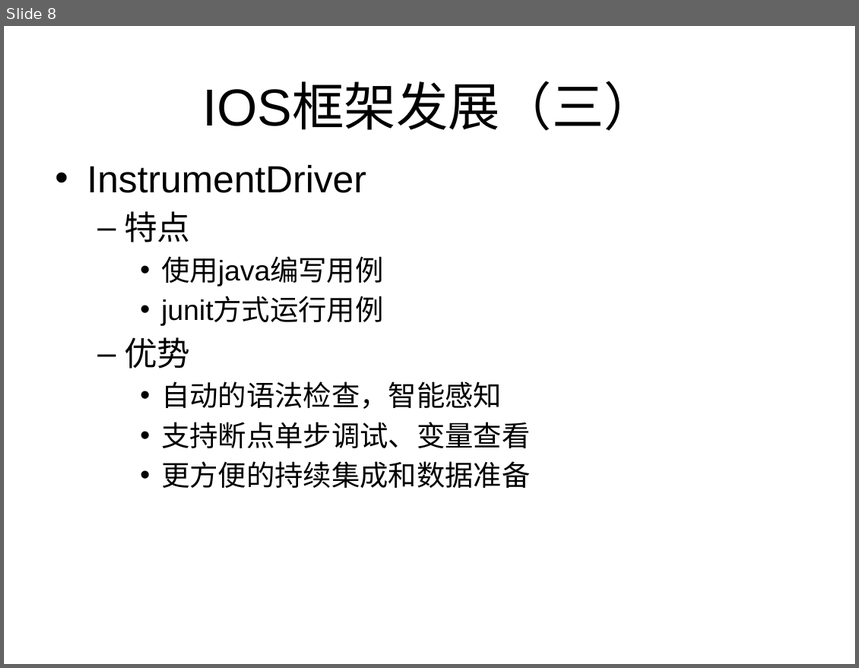
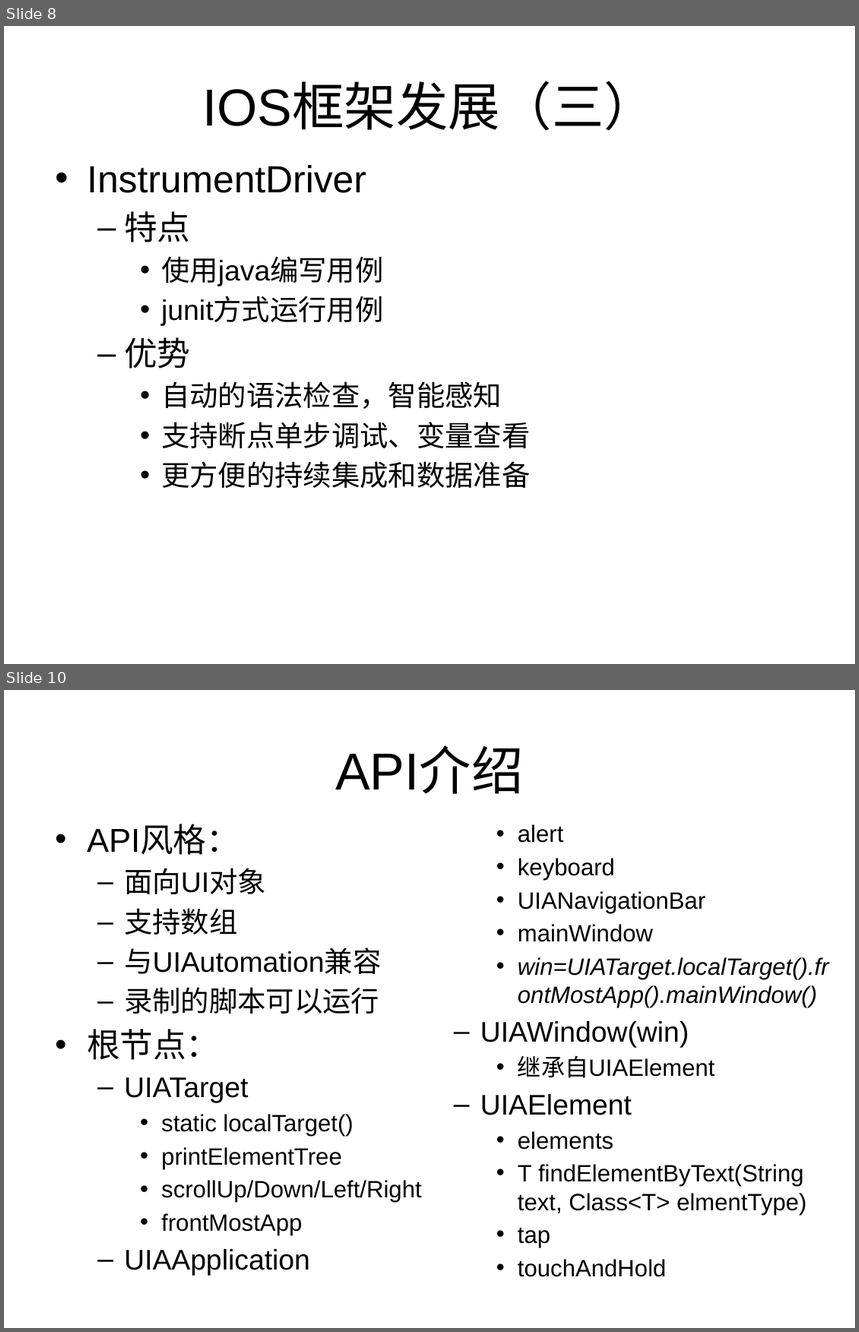
Before and after one commit to qxs820624/athrun, a slide deck: iOS/InstrumentDriver/Athrun Instrument Driver.pptx. Shown one above the other, each under a label of ours: slide 8 before the commit, slides 8 and 10 after it; the slides between them are not shown. The pictures are 859x668 and 859x1332 pixels, drawn with LibreOffice and Linux fonts; fonts in the diff are those of the drawing; background and template pictures are left out. Boxes give left, top, right and bottom in pixels: in the first picture for what was removed or moved away, otherwise in the second. Text is boxed around its words. In the diff, an @@ line names an element or a change of style, - is before the commit and + after.

Commit message:
update ppt

```diff
--- a/iOS/InstrumentDriver/Athrun Instrument Driver.pptx
+++ b/iOS/InstrumentDriver/Athrun Instrument Driver.pptx
@@ slide 10 added at (4,690,855,1328), background picture (left out) @@
@@ title added at (335,748,523,794), 44 pt, text #000000 @@
+API介绍
@@ text added at (87,825,422,1276), 20 pt, text #000000 @@
+• API风格：
+  – 面向UI对象
+  – 支持数组
+  – 与UIAutomation兼容
+  – 录制的脚本可以运行
+• 根节点：
+  – UIATarget
+    • static localTarget()
+    • printElementTree
+    • scrollUp/Down/Left/Right
+    • frontMostApp
+  – UIAApplication
@@ text added at (481,825,829,1248), 20 pt, text #000000 @@
+    • alert
+    • keyboard
+    • UIANavigationBar
+    • mainWindow
+    • win=UIATarget.localTarget().frontMostApp().mainWindow()
+  – UIAWindow(win)
+    • 继承自UIAElement
+  – UIAElement
+    • elements
+    • T findElementByText(String text, Class<T> elmentType)
+    • tap
+    • touchAndHold
```
Also in this commit, not shown: 1 slide changed, 3 other slides added, 2 other files.
